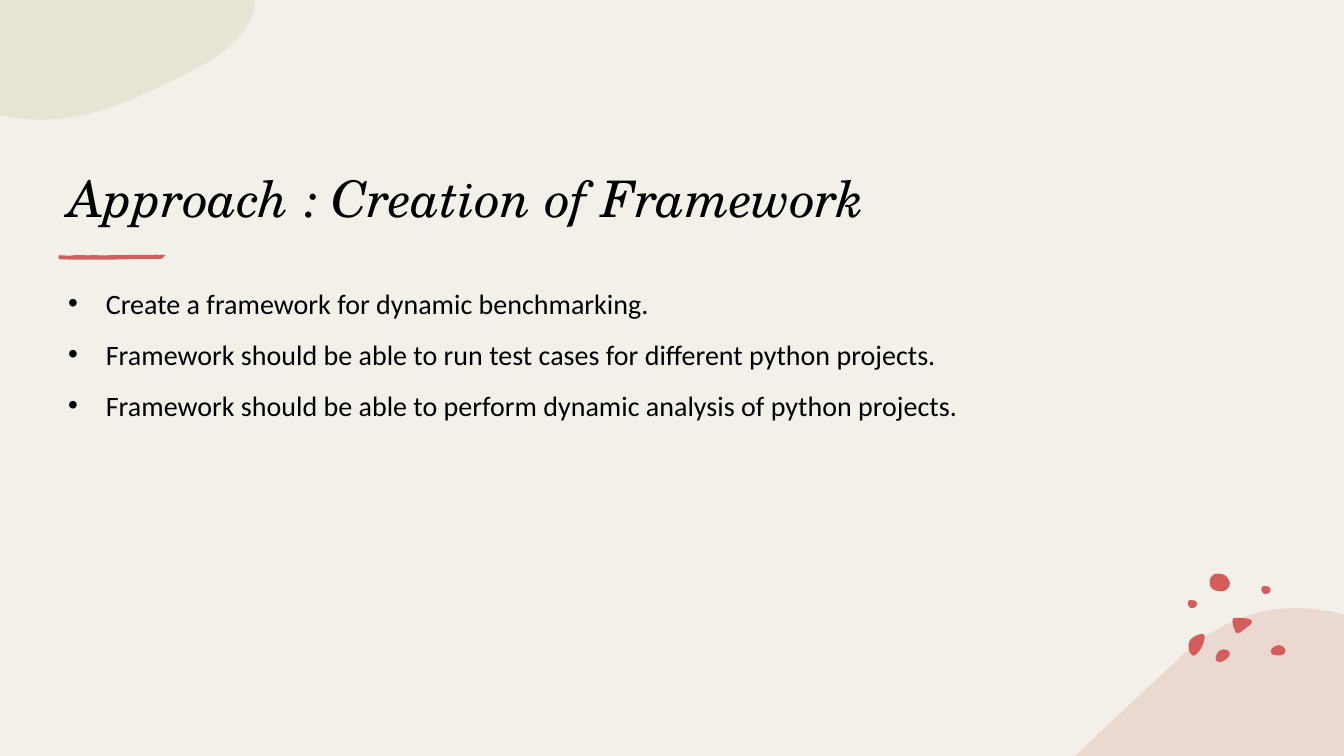
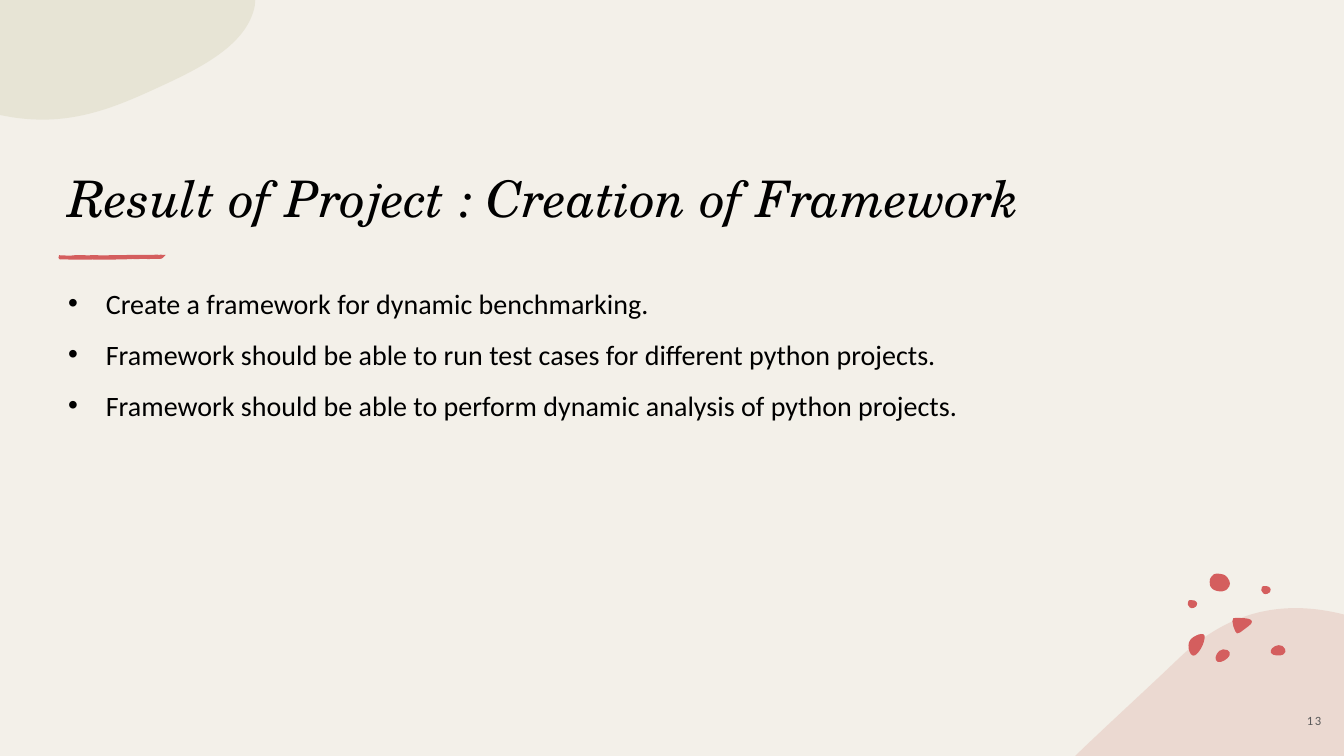
Before and after one commit to piyush-bajaj/DynamicPythonBenchmark, a slide deck: slide 13 of Kick-Off Presentation.pptx (slide 12 before the commit). Drawn at 1344x756 pixels with LibreOffice and Linux fonts; fonts in the diff are those of the drawing. Boxes give left, top, right and bottom in pixels: in the first picture for what was removed or moved away, otherwise in the second. Text is boxed around its words. In the diff, an @@ line names an element or a change of style, - is before the commit and + after.

```diff
--- a/Kick-Off Presentation.pptx
+++ b/Kick-Off Presentation.pptx
@@ title at bbox=[68, 180, 1019, 227]: text changed @@
-Approach : Creation of Framework
+Result of Project : Creation of Framework
@@ page number added at bbox=[1307, 717, 1321, 725], 9 pt, text #595959 @@
+13
```
Also in this commit, not shown: 15 other slides changed, 1 slide added.
